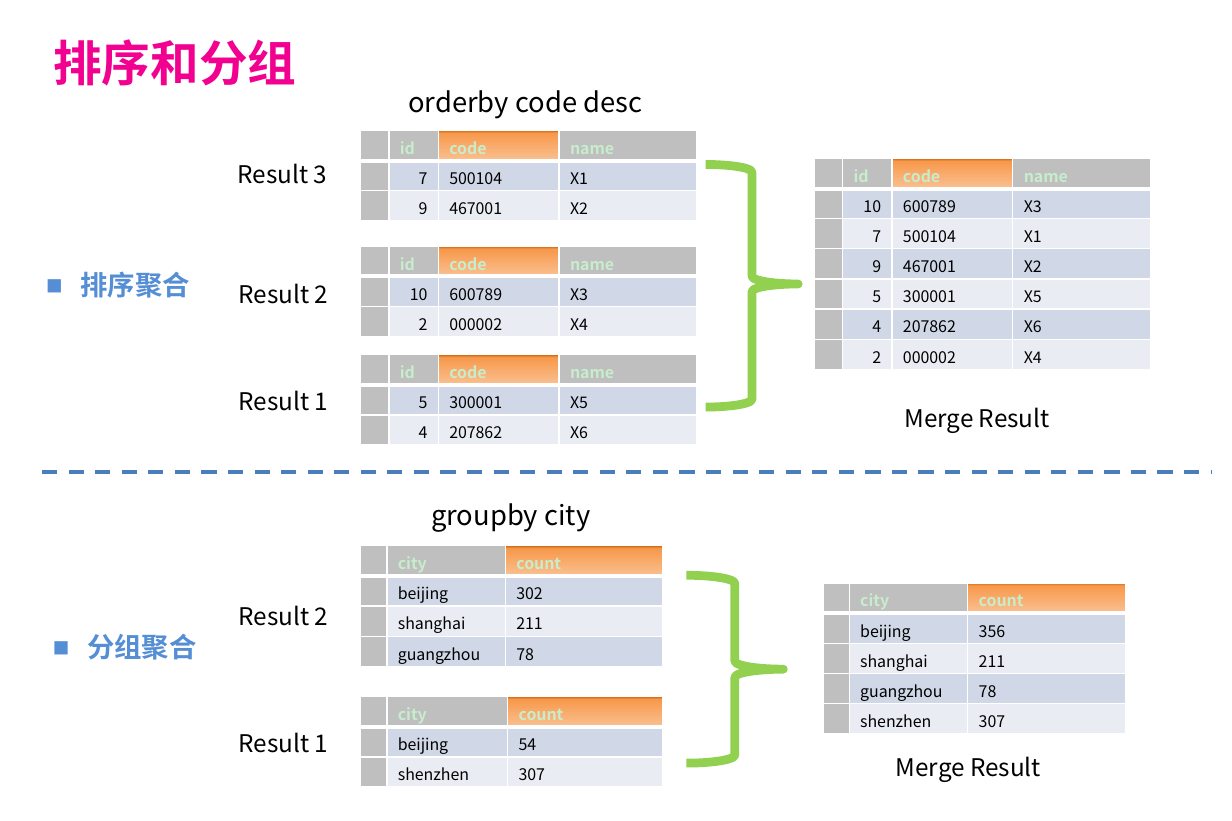
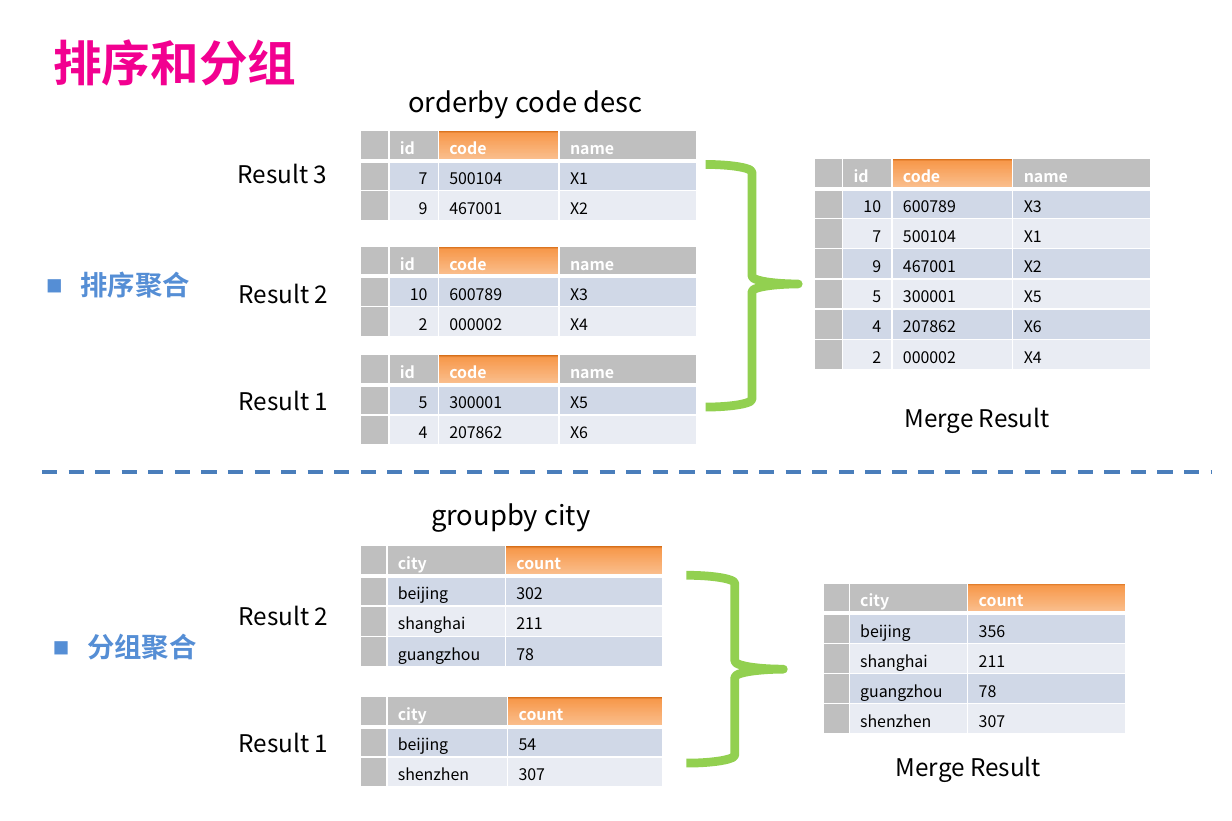
Before and after one commit to balancebeam/sherlock, a slide deck: slide 31 of pddl-doc/数据路由介绍.pptx (slide 30 before the commit). Drawn at 1232x821 pixels with LibreOffice and Linux fonts; fonts in the diff are those of the drawing; background and template pictures are left out. Boxes give left, top, right and bottom in pixels: in the first picture for what was removed or moved away, otherwise in the second. Text is boxed around its words. In the diff, an @@ line names an element or a change of style, - is before the commit and + after.

```diff
--- a/pddl-doc/数据路由介绍.pptx
+++ b/pddl-doc/数据路由介绍.pptx
@@ table at [360,130,696,220] @@
@@ fill #75D281 to #BFBFBF in 5 cells @@
@@ text colour #C7EDCC to #FFFFFF in "id", "code", "name" @@
@@ borders changed @@
@@ table at [815,159,1151,370] @@
@@ fill #75D281 to #BFBFBF in 9 cells @@
@@ text colour #C7EDCC to #FFFFFF in "id", "code", "name" @@
@@ borders changed @@
@@ table at [360,246,696,336] @@
@@ fill #75D281 to #BFBFBF in 5 cells @@
@@ text colour #C7EDCC to #FFFFFF in "id", "code", "name" @@
@@ borders changed @@
@@ table at [360,355,696,445] @@
@@ fill #75D281 to #BFBFBF in 5 cells @@
@@ text colour #C7EDCC to #FFFFFF in "id", "code", "name" @@
@@ borders changed @@
@@ table at [360,546,663,668] @@
@@ fill #75D281 to #BFBFBF in 5 cells @@
@@ text colour #C7EDCC to #FFFFFF in "city", "count" @@
@@ borders changed @@
@@ table at [824,584,1126,735] @@
@@ fill #75D281 to #BFBFBF in 6 cells @@
@@ text colour #C7EDCC to #FFFFFF in "city", "count" @@
@@ borders changed @@
@@ table at [360,696,663,786] @@
@@ fill #75D281 to #BFBFBF in 4 cells @@
@@ text colour #C7EDCC to #FFFFFF in "city", "count" @@
@@ borders changed @@
```
Also in this commit, not shown: 41 other slides changed, 1 slide added, 1 other file.
